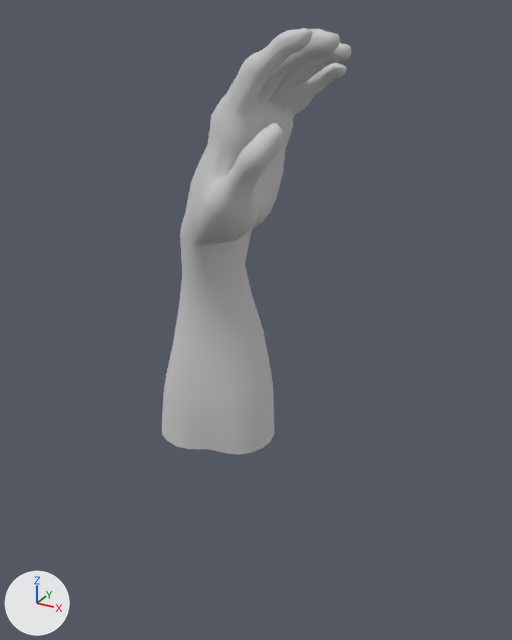
One commit to the FBX model Assets/Models/Zombie Hand.FBX: the scene before it, then after it.
Before and after are seen from a 50 mm lens placed at (0.726, -1.267, 0.862), pointed at (0.01, 0.034, 0.211). Arrows for +X, +Y and +Z are at lower left; the lights stay in place. Where no turn or scale is listed for an object, it has been applied to the vertices.

Names of what the first picture shows: 'Group23814'.
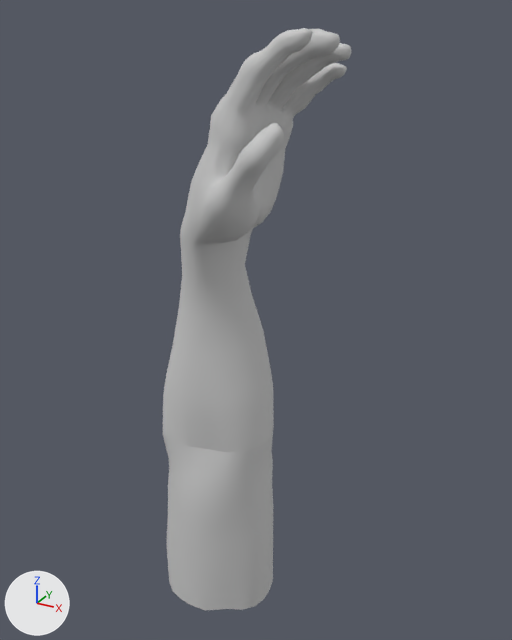
Commit message: Hand Model Bicep :muscle:
The Hand model now has a bicep

Location of each change, (x1, y1, x2, y2) in pixels of the pictures (512 x 640 px):
'Group23814', reshaped (36% taller): before (162, 28, 351, 455); after (163, 28, 351, 610)
part 1 of me_mesh, built on: before (162, 393, 275, 455); after (163, 394, 274, 610)

The change in detail:
me_mesh is used by ob_group23814; location (0.023, 0.008, 0.336).
me_mesh had 2114 vertices, 2106 faces and spanned x -0.243..0.19, y -0.189..0.143, z -0.432..0.495.
me_mesh now has 2240 vertices, 4457 faces and spans x -0.237..0.19, y -0.189..0.149, z -0.901..0.495.
me_mesh part 1: 1 vertex moved from x -0.215, y -0.084, z -0.432 to x -0.215, y -0.083, z -0.431; 14 vertices removed from x -0.243..0.032, y -0.11..0.084, z -0.432; 140 vertices added at x -0.237..0.038, y -0.131..0.149, z -0.901..-0.424.
